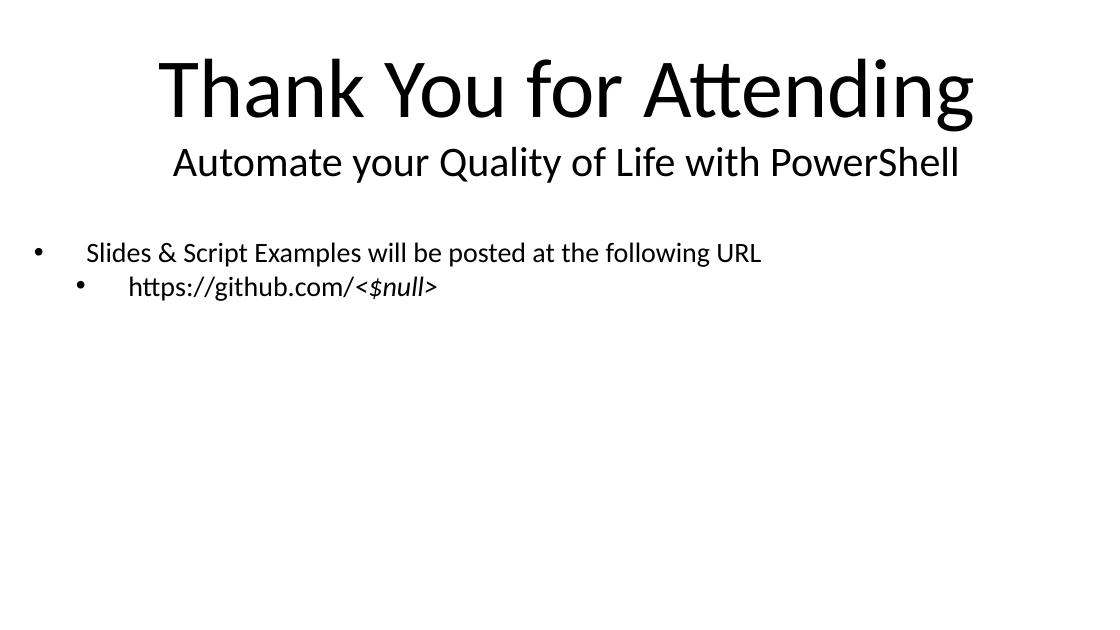
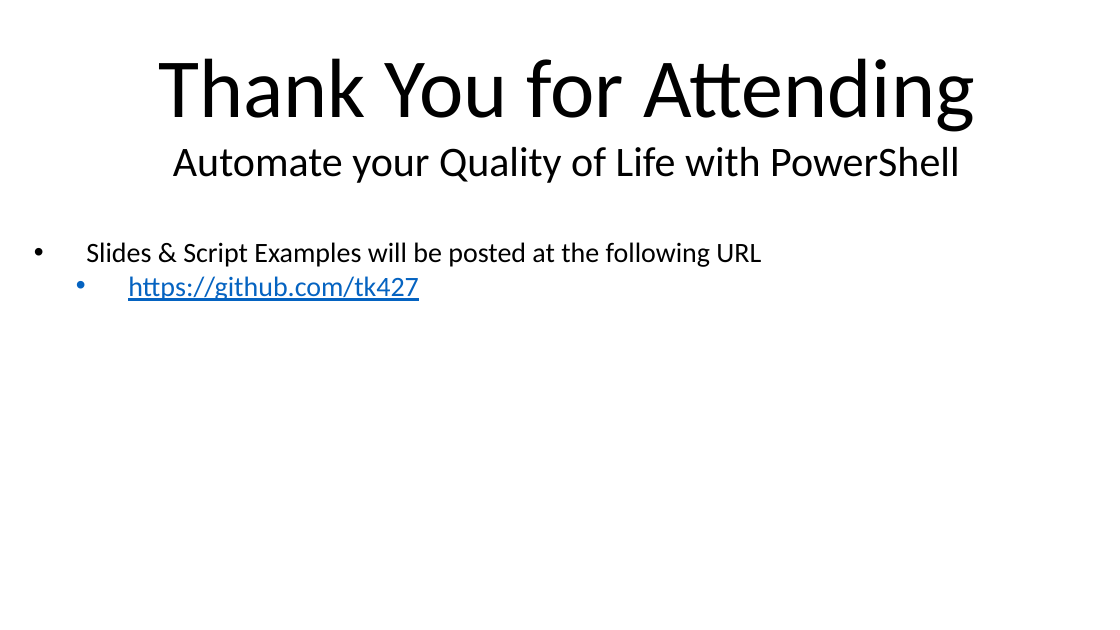
Before and after one commit to tk427/public, a slide deck: slide 21 of PowerShell/PowerShell_DogFood.pptx. Drawn at 1120x630 pixels with LibreOffice and Linux fonts; fonts in the diff are those of the drawing; background and template pictures are left out. Boxes give left, top, right and bottom in pixels: in the first picture for what was removed or moved away, otherwise in the second. Text is boxed around its words. In the diff, an @@ line names an element or a change of style, - is before the commit and + after.

```diff
--- a/PowerShell/PowerShell_DogFood.pptx
+++ b/PowerShell/PowerShell_DogFood.pptx
@@ text at (128,276,419,301): text changed; text colour #000000 to #0563C1 @@
-  • https://github.com/<$null>
+  • https://github.com/tk427
```
Also in this commit, not shown: 2 other slides changed.
